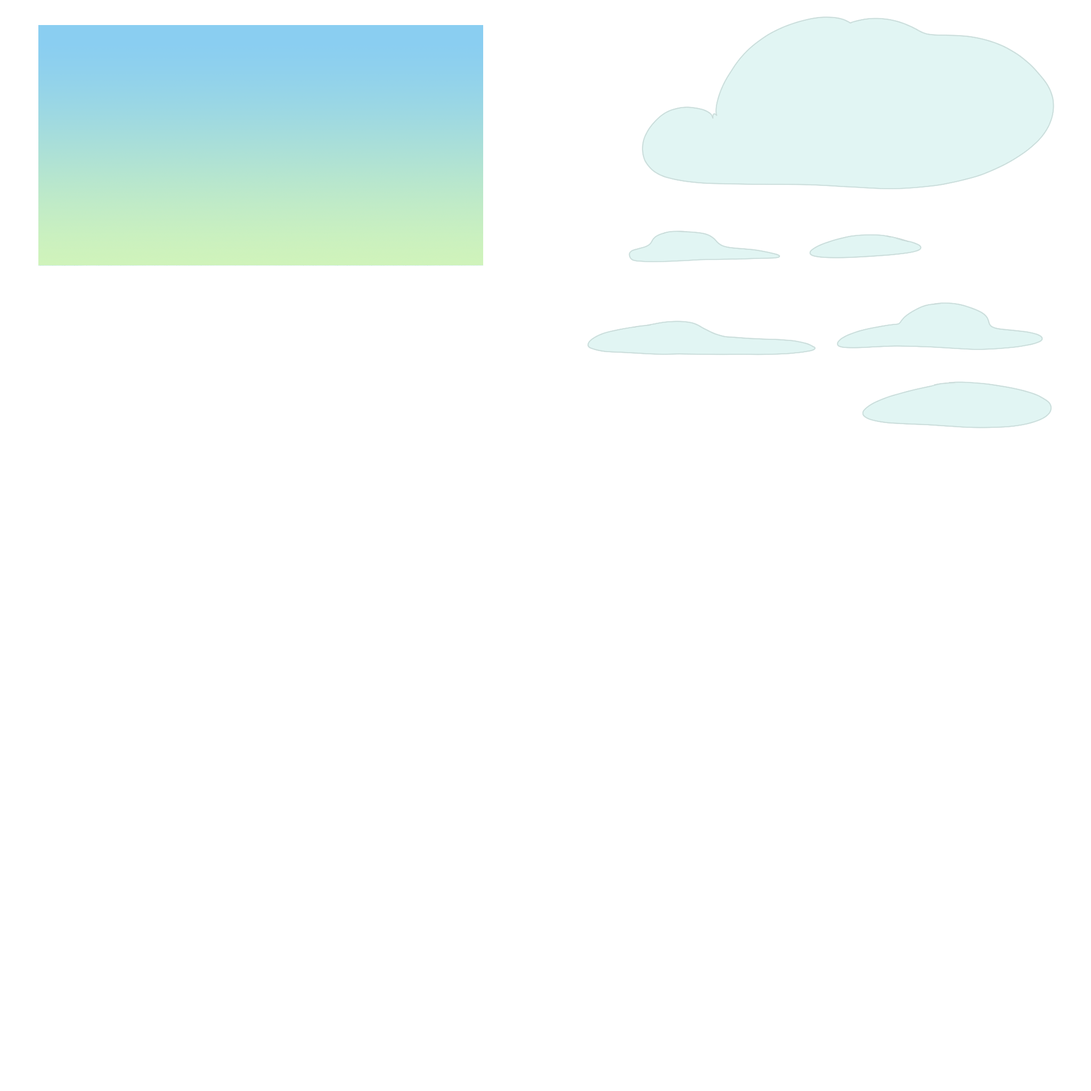
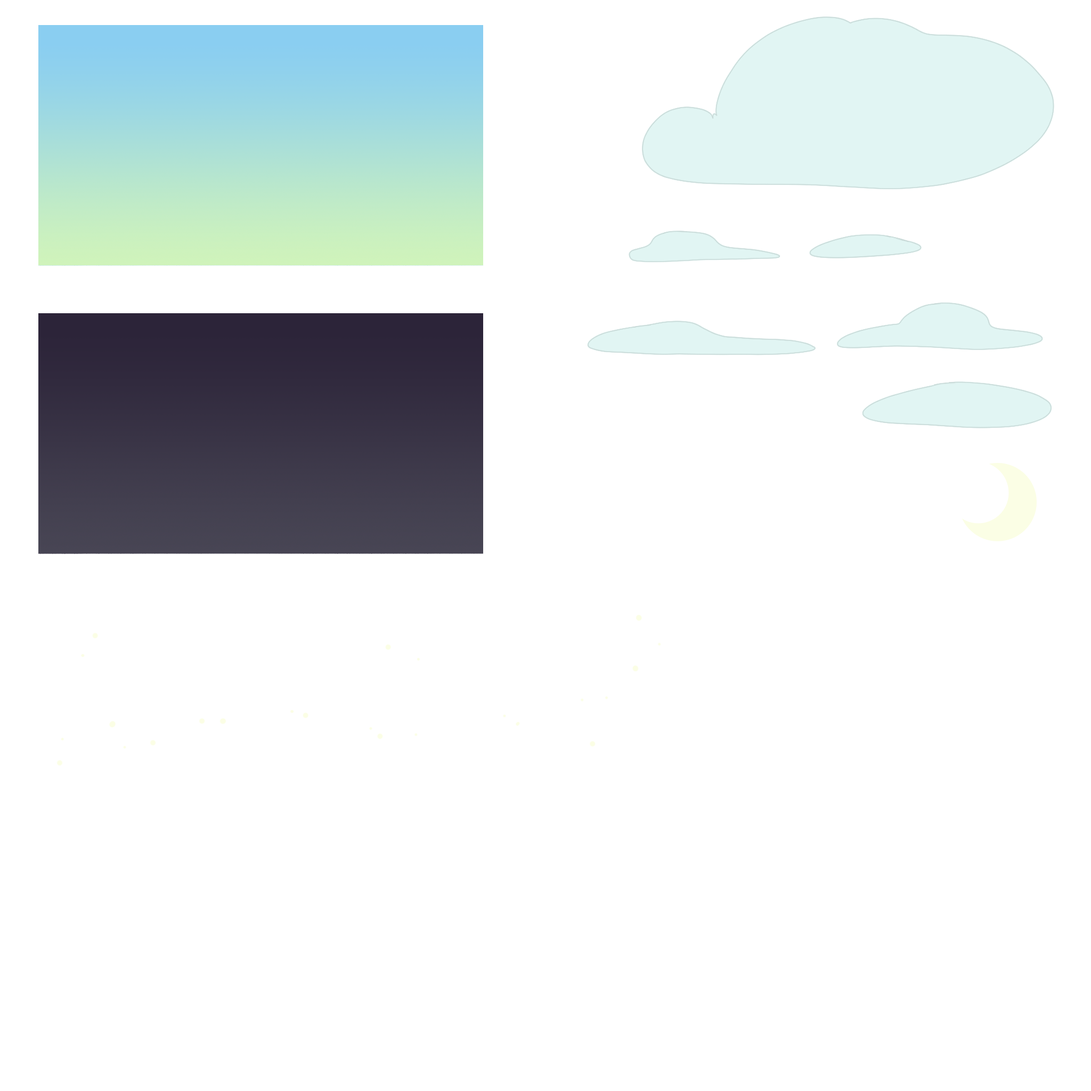
Comparing the layer stacks of the two 1091 × 1091 images. Changes:
added layer "Layer 10" above "Layer 9" over 56, 614, 662, 767
added layer "Shape 1" above "Layer 8" over 962, 463, 1038, 542
added layer "Layer 8" above "Layer 5" over 38, 313, 484, 555
